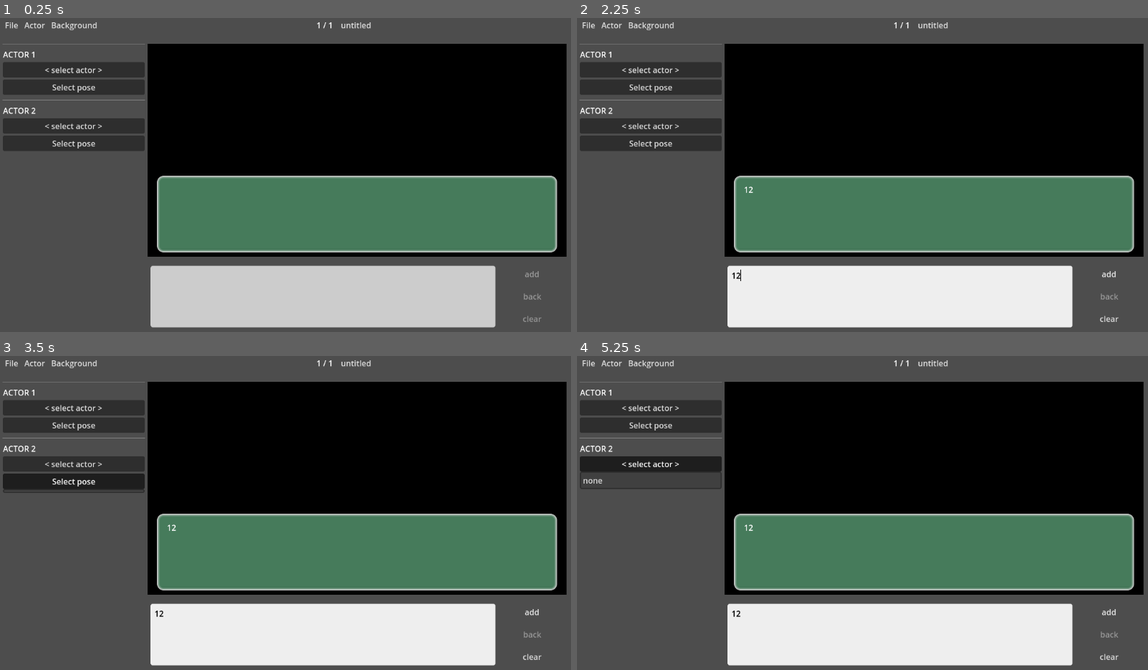
Above: before the commit, frames 1-4 (two rows, left to right).
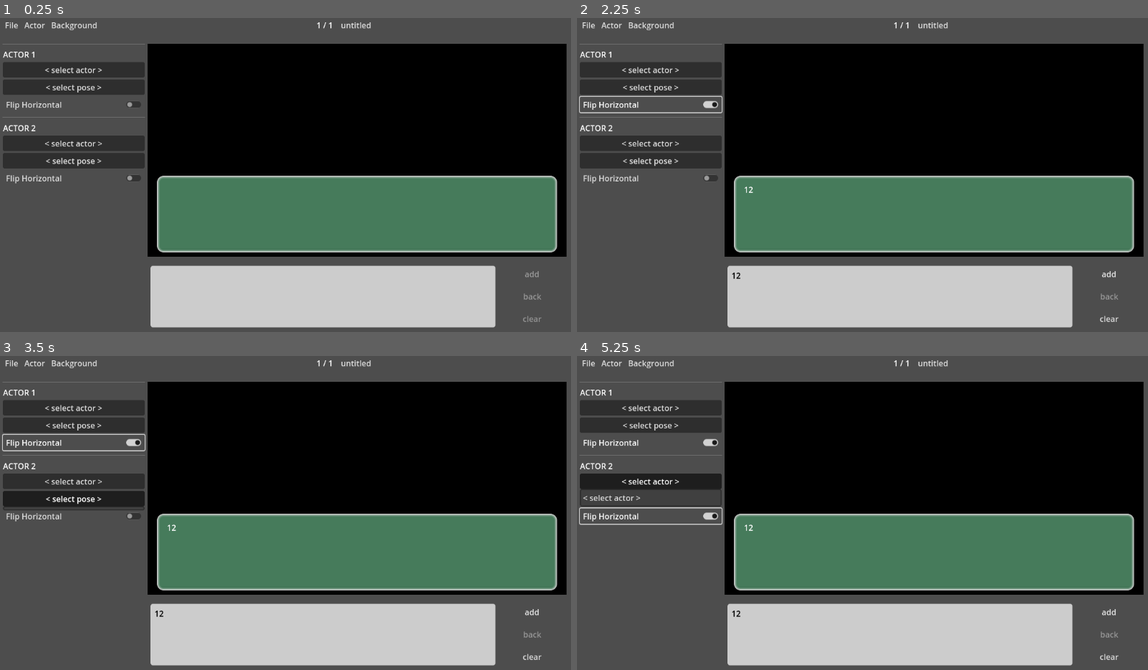
Above: after the commit, the same moments.

Repository: Barkerprooks/scene-editor
Game: Godot game, scene res://scenes/editor.tscn
The game is run twice, just before and just after one commit, with the same random seed, the same clock (stepped at 60 frames per second) and the same inputs.
Inputs (mouse positions are in pixels of both pictures, inside the frame that each line leads up to):
- Up to frame 1 (0.25 s): no input
- Up to frame 2 (2.25 s): click (902, 297) at 0.52 s; type "12" at 0.6 s; click "Select pose" (after the commit: "< select pose >") at 1.25 s; click (651, 105) at 2 s, where only the run after the commit has a clickable "Flip Horizontal"
- Up to frame 3 (3.5 s): click "Select pose" (after the commit: "< select pose >") at 2.75 s
- Up to frame 4 (5.25 s): click (651, 516) at 3.5 s, where only the run after the commit has a clickable "Flip Horizontal"; click "< select actor >" at 4.25 s; click "< select actor >" at 5 s

The runs differ from the first frame. In frame 1, 2.9% of the frame differs, in the area x 0-26%, y 21-53%; in frame 2, 15%; in frame 3, 15%; in frame 4, 15%, in the area x 0-87%, y 21-99%.

Commit message:
progress on importing and manipulating actors

Diff:
--- a/scenes/editor.tscn
+++ b/scenes/editor.tscn
@@ -16,6 +16,7 @@
 [sub_resource type="ImageTexture" id="ImageTexture_8hf2w"]
 
 [sub_resource type="ImageTexture" id="ImageTexture_qylx6"]
+resource_local_to_scene = true
 
 [sub_resource type="ImageTexture" id="ImageTexture_gnf26"]
 
@@ -187,8 +188,12 @@
 
 [node name="LPose" type="MenuButton" parent="UI/Body/Panels/PageControls"]
 layout_mode = 2
-text = "Select pose"
+text = "< select pose >"
 flat = false
+
+[node name="LFlipH" type="CheckButton" parent="UI/Body/Panels/PageControls"]
+layout_mode = 2
+text = "Flip Horizontal"
 
 [node name="HSeparator" type="HSeparator" parent="UI/Body/Panels/PageControls"]
 layout_mode = 2
@@ -205,8 +210,12 @@
 
 [node name="RPose" type="MenuButton" parent="UI/Body/Panels/PageControls"]
 layout_mode = 2
-text = "Select pose"
+text = "< select pose >"
 flat = false
+
+[node name="RFlipH" type="CheckButton" parent="UI/Body/Panels/PageControls"]
+layout_mode = 2
+text = "Flip Horizontal"
 
 [node name="PagePanels" type="VSplitContainer" parent="UI/Body/Panels"]
 layout_mode = 2
@@ -237,17 +246,22 @@
 anchor_bottom = 1.0
 grow_horizontal = 2
 grow_vertical = 2
+collapsed = true
 dragger_visibility = 2
 
 [node name="LActor" type="TextureRect" parent="UI/Body/Panels/PagePanels/Page/Background/Actors"]
 layout_mode = 2
 size_flags_horizontal = 3
 texture = SubResource("ImageTexture_qylx6")
+expand_mode = 5
+stretch_mode = 6
 
 [node name="RActor" type="TextureRect" parent="UI/Body/Panels/PagePanels/Page/Background/Actors"]
 layout_mode = 2
 size_flags_horizontal = 3
 texture = SubResource("ImageTexture_gnf26")
+expand_mode = 5
+stretch_mode = 6
 
 [node name="Overlay" type="VSplitContainer" parent="UI/Body/Panels/PagePanels/Page"]
 layout_mode = 2
--- a/scripts/editor/editor.gd
+++ b/scripts/editor/editor.gd
@@ -4,6 +4,11 @@
 const BACKGROUND_PATH: String = "SceneEditor/Assets/Backgrounds"
 const ACTOR_PATH: String = "SceneEditor/Assets/Actors"
 const SCENE_PATH: String = "SceneEditor/Scenes"
+
+
+static func create_new_actor() -> Dictionary: return {
+	"name": "", "pose": "", "flip_h": false
+}
 
 
 static func create_new_page() -> Dictionary: return {
@@ -223,6 +228,23 @@
 	return Array(DirAccess.get_directories_at(__get_data_path(ACTOR_PATH)))
 
 
+func load_actor_metadata(actor_name: String) -> Dictionary:
+	var file = FileAccess.open(__get_data_path(ACTOR_PATH).path_join(actor_name).path_join("actor.json"), FileAccess.READ)
+	var actor = JSON.parse_string(file.get_as_text())
+	file.close()
+	return actor
+
+
+func get_actor_poses(actor_name: String) -> Array:
+	var metadata = load_actor_metadata(actor_name)
+	return metadata["poses"].keys()
+
+
+func get_actor_pose(actor_name: String, pose: String) -> String:
+	var metadata = load_actor_metadata(actor_name)
+	return __get_data_path(ACTOR_PATH).path_join(actor_name).path_join(metadata["poses"][pose])
+
+
 func import_actor(path: String) -> void:
 	alert("importing a new actor: %s" % path.get_file())
 	if not DirAccess.dir_exists_absolute(path):
@@ -232,7 +254,7 @@
 	$ImportActor.popup()
 
 
-func copy_actor_files(actor: Dictionary) -> void:
+func copy_actor_files(actor: Dictionary, import_path: String) -> void:
 	var path: String = __get_data_path(ACTOR_PATH).path_join(actor["name"])
 	if not DirAccess.dir_exists_absolute(path):
 		DirAccess.make_dir_recursive_absolute(path)
@@ -240,8 +262,21 @@
 	var file: FileAccess = FileAccess.open(path.path_join("actor.json"), FileAccess.WRITE)
 	file.store_string(JSON.stringify(actor))
 	file.close()
-
-	alert("saved %s" % path.path_join("actor.json"))
+	alert("created actor.json")
+
+	for image in actor["poses"].values():
+		DirAccess.copy_absolute(import_path.path_join(image), path.path_join(image))
+		alert("copied %s" % image)
+
+
+func set_l_actor_pose(actor_name: String, pose: String) -> void:
+	var path = get_actor_pose(actor_name, pose)
+	$UI/Body/Panels/PagePanels/Page/Background/Actors/LActor.texture = ImageTexture.create_from_image(Image.load_from_file(path))
+
+
+func set_r_actor_pose(actor_name: String, pose: String) -> void:
+	var path = get_actor_pose(actor_name, pose)
+	$UI/Body/Panels/PagePanels/Page/Background/Actors/RActor.texture = ImageTexture.create_from_image(Image.load_from_file(path))
 
 
 func next_page() -> void:
--- a/scripts/editor/menu/import/actor.gd
+++ b/scripts/editor/menu/import/actor.gd
@@ -62,7 +62,8 @@
 
 
 func copy_actor_files() -> void:
-	Editor.copy_actor_files(actor)
+	Editor.copy_actor_files(actor, title)
+	hide()
 
 
 func import_from_path(path: String) -> void:
--- a/scripts/editor/page/page_controls.gd
+++ b/scripts/editor/page/page_controls.gd
@@ -2,21 +2,61 @@
 
 
 @onready var Editor = $/root/Editor
+@onready var LActor = $/root/Editor/UI/Body/Panels/PagePanels/Page/Background/Actors/LActor
+@onready var RActor = $/root/Editor/UI/Body/Panels/PagePanels/Page/Background/Actors/RActor
 
 
-func load_actors(menu_button: MenuButton) -> void:
+func reload_poses(menu_button: MenuButton, actor: String = '') -> void:
 	var popup = menu_button.get_popup()
 	popup.clear()
-	popup.add_item("none")
+
+	if actor:
+		for pose in Editor.get_actor_poses(actor):
+			popup.add_item(pose)
+
+
+func reload_actors(menu_button: MenuButton) -> void:
+	var popup = menu_button.get_popup()
+
+	popup.clear()
+	popup.add_item("< select actor >")
 	for actor in Editor.list_actors():
 		popup.add_item(actor)
 
 
-func _ready() -> void:
-	$LActor.get_popup().connect("about_to_popup", func(): load_actors($LActor))
-	$RActor.get_popup().connect("about_to_popup", func(): load_actors($RActor))
+func set_actor(index: int, actor_menu: MenuButton, pose_menu: MenuButton) -> void:
+	var actor = actor_menu.get_popup().get_item_text(index)
+	match index:
+		0:
+			actor_menu.text = "< select actor >"
+			reload_poses(pose_menu)
+		_:
+			actor_menu.text = actor
+			reload_poses(pose_menu, actor)
 
 
-func _process(_delta: float) -> void:
-	print($LActor.get_popup().get_focused_item())
-	$LPose.disabled = $LActor.get_popup().get_focused_item() == 0
+func set_l_actor_pose(index: int) -> void:
+	var pose = $LPose.get_popup().get_item_text(index)
+	$LPose.text = pose
+	Editor.set_l_actor_pose($LActor.text, pose)
+
+
+func set_r_actor_pose(index: int) -> void:
+	var pose = $RPose.get_popup().get_item_text(index)
+	$RPose.text = pose
+	Editor.set_r_actor_pose($RActor.text, pose)
+
+
+func _ready() -> void:
+	$LActor.get_popup().connect("about_to_popup", func(): reload_actors($LActor))
+	$LActor.get_popup().connect("index_pressed", func(index: int): set_actor(index, $LActor, $LPose))
+
+	$LPose.get_popup().connect("index_pressed", set_l_actor_pose)
+
+	$RActor.get_popup().connect("about_to_popup", func(): reload_actors($RActor))
+	$RActor.get_popup().connect("index_pressed", func(index: int): set_actor(index, $RActor, $RPose))
+
+	$RPose.get_popup().connect("index_pressed", set_r_actor_pose)
+
+	$LFlipH.connect("toggled", func(toggled: bool): LActor.flip_h = toggled)
+	$RFlipH.connect("toggled", func(toggled: bool): RActor.flip_h = toggled)
